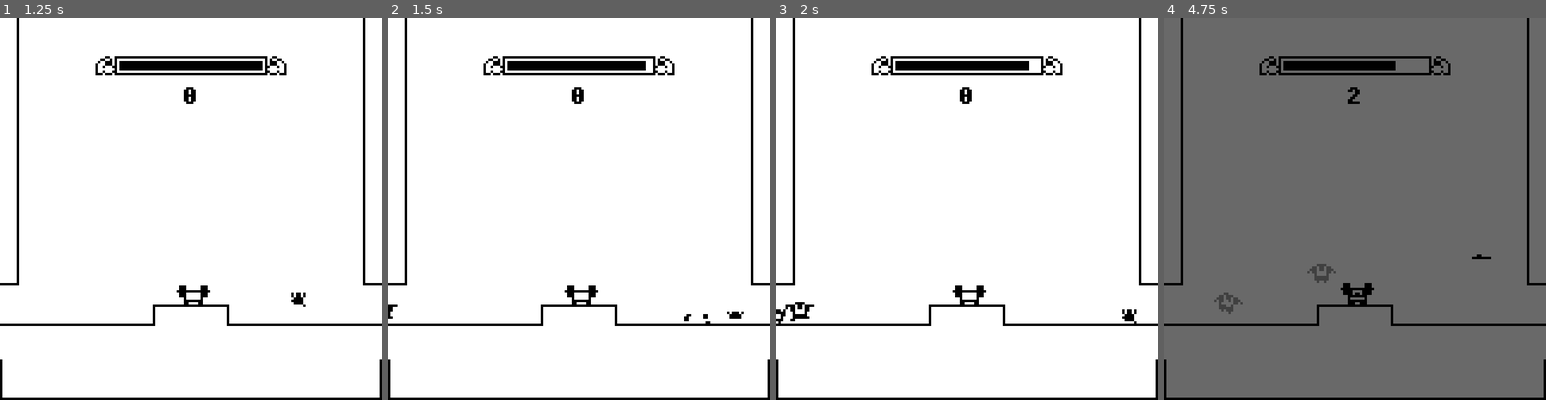
Above: before the commit, frames 1-4 (left to right).
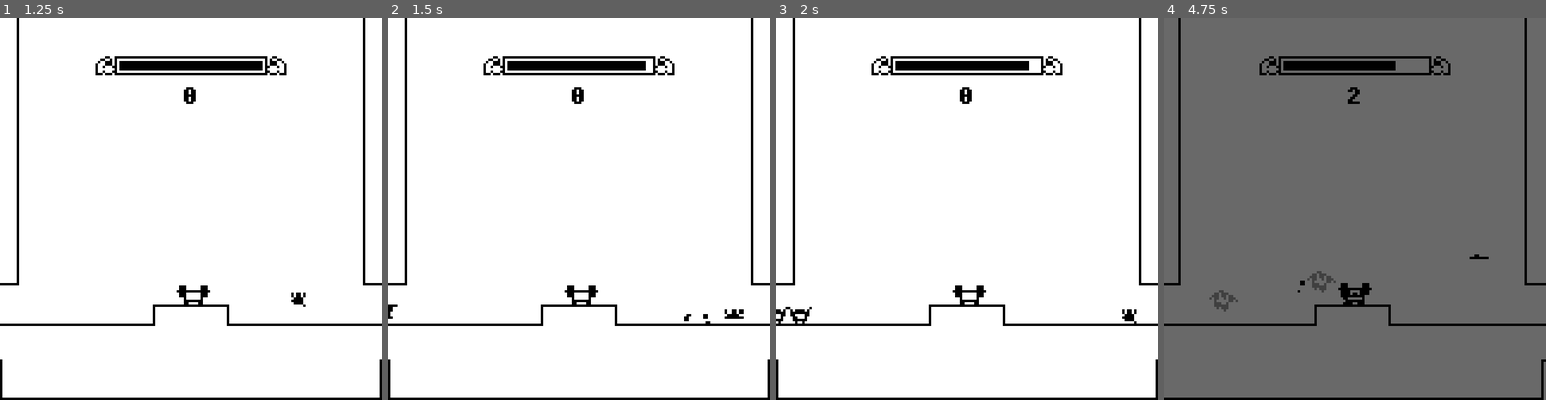
Above: after the commit, the same moments.

Repository: cauehenrique/lifter-game
Game: Godot game, scene res://game.tscn
Same seed, same stepped clock (60 frames per second), same inputs: the game is played once before the commit and once after it.
Inputs:
- Up to frame 1 (1.25 s): hold Right (player_right) from 0.53 s (still down); hold Down (player_lift) from 0.53 s (still down); tap Up (player_jump) at 0.77 s
- Up to frame 2 (1.5 s): keep holding Right (player_right); release Down (player_lift) at 1.28 s; tap Down (player_lift) at 1.35 s
- Up to frame 3 (2 s): keep holding Right (player_right); tap Up (player_jump) at 1.52 s
- Up to frame 4 (4.75 s): release Right (player_right) at 2.03 s; hold Left (player_left) 2.03-2.78 s; hold Down (player_lift) 2.03-2.78 s; hold Right (player_right) 2.78-4.28 s; tap Down (player_lift) at 2.85, 4.35 s; tap Up (player_jump) at 3.02, 3.77, 4.52 s; hold Down (player_lift) 3.53-4.28 s; hold Left (player_left) from 4.28 s (still down)

Frame 1 is identical in both runs. In frame 2, less than 0.1% of the frame differs, in the area x 88-94%, y 76-79%; in frame 3, 0.2%; in frame 4, 2.7%, in the area x 0-100%, y 0-100%.

Commit message:
🏋 Bug fixes, and todo list progress.

Diff:
--- /dev/null
+++ b/default_bus_layout.tres
@@ -0,0 +1,15 @@
+[gd_resource type="AudioBusLayout" format=2]
+
+[resource]
+bus/1/name = "Music"
+bus/1/solo = false
+bus/1/mute = false
+bus/1/bypass_fx = false
+bus/1/volume_db = -11.952
+bus/1/send = "Master"
+bus/2/name = "Sound"
+bus/2/solo = false
+bus/2/mute = false
+bus/2/bypass_fx = false
+bus/2/volume_db = 0.0
+bus/2/send = "Master"
--- a/scenes/gordo.tscn
+++ b/scenes/gordo.tscn
@@ -1,41 +1,42 @@
-[gd_scene load_steps=12 format=2]
+[gd_scene load_steps=13 format=2]
 
 [ext_resource path="res://sprites/gordo_walk.png" type="Texture" id=1]
 [ext_resource path="res://scripts/gordo.gd" type="Script" id=2]
 [ext_resource path="res://scenes/hurtbox.tscn" type="PackedScene" id=3]
+[ext_resource path="res://sounds/enemy_step_on_ground.wav" type="AudioStream" id=4]
+
+[sub_resource type="AtlasTexture" id=1]
+atlas = ExtResource( 1 )
+region = Rect2( 0, 0, 12, 12 )
+
+[sub_resource type="AtlasTexture" id=2]
+atlas = ExtResource( 1 )
+region = Rect2( 12, 0, 12, 12 )
 
 [sub_resource type="AtlasTexture" id=3]
 atlas = ExtResource( 1 )
-region = Rect2( 0, 0, 12, 12 )
+region = Rect2( 24, 0, 12, 12 )
 
 [sub_resource type="AtlasTexture" id=4]
 atlas = ExtResource( 1 )
-region = Rect2( 12, 0, 12, 12 )
+region = Rect2( 36, 0, 12, 12 )
 
 [sub_resource type="AtlasTexture" id=5]
 atlas = ExtResource( 1 )
-region = Rect2( 24, 0, 12, 12 )
-
-[sub_resource type="AtlasTexture" id=6]
-atlas = ExtResource( 1 )
-region = Rect2( 36, 0, 12, 12 )
-
-[sub_resource type="AtlasTexture" id=7]
-atlas = ExtResource( 1 )
 region = Rect2( 48, 0, 12, 12 )
 
-[sub_resource type="SpriteFrames" id=8]
+[sub_resource type="SpriteFrames" id=6]
 animations = [ {
-"frames": [ SubResource( 3 ), SubResource( 4 ), SubResource( 5 ), SubResource( 6 ), SubResource( 7 ) ],
+"frames": [ SubResource( 1 ), SubResource( 2 ), SubResource( 3 ), SubResource( 4 ), SubResource( 5 ) ],
 "loop": true,
 "name": "walk",
-"speed": 10.0
+"speed": 12.0
 } ]
 
-[sub_resource type="RectangleShape2D" id=1]
+[sub_resource type="RectangleShape2D" id=7]
 extents = Vector2( 4, 4 )
 
-[sub_resource type="RectangleShape2D" id=2]
+[sub_resource type="RectangleShape2D" id=8]
 extents = Vector2( 4, 2 )
 
 [node name="gordo" type="KinematicBody2D"]
@@ -43,19 +44,29 @@
 script = ExtResource( 2 )
 
 [node name="sprite" type="AnimatedSprite" parent="."]
-frames = SubResource( 8 )
+frames = SubResource( 6 )
 animation = "walk"
-frame = 3
+frame = 2
 playing = true
-offset = Vector2( 0, -2 )
+offset = Vector2( 0, -6 )
 
 [node name="collision" type="CollisionShape2D" parent="."]
-shape = SubResource( 1 )
+position = Vector2( 0, -4 )
+shape = SubResource( 7 )
 
 [node name="hurtbox" parent="." instance=ExtResource( 3 )]
-position = Vector2( 0, 2 )
+position = Vector2( 0, -2 )
 
 [node name="collision" parent="hurtbox" index="0"]
-shape = SubResource( 2 )
+shape = SubResource( 8 )
+
+[node name="step_timer" type="Timer" parent="."]
+wait_time = 0.4
+autostart = true
+
+[node name="step_sound" type="AudioStreamPlayer" parent="."]
+stream = ExtResource( 4 )
+volume_db = -20.0
+bus = "Sound"
 
 [editable path="hurtbox"]
--- a/scenes/gordo_corpse.tscn
+++ b/scenes/gordo_corpse.tscn
@@ -22,6 +22,7 @@
 
 [node name="death_sound" type="AudioStreamPlayer" parent="."]
 stream = ExtResource( 3 )
+bus = "Sound"
 
 [node name="free_timer" type="Timer" parent="."]
 wait_time = 10.0
--- a/scenes/lifting_machine.tscn
+++ b/scenes/lifting_machine.tscn
@@ -117,3 +117,4 @@
 [node name="lift_sound" type="AudioStreamPlayer" parent="."]
 stream = ExtResource( 5 )
 volume_db = -5.0
+bus = "Sound"
--- a/scenes/music_player.tscn
+++ b/scenes/music_player.tscn
@@ -6,5 +6,5 @@
 
 [node name="loop" type="AudioStreamPlayer" parent="."]
 stream = ExtResource( 1 )
-volume_db = -12.0
 autoplay = true
+bus = "Music"
--- a/scenes/player.tscn
+++ b/scenes/player.tscn
@@ -86,8 +86,10 @@
 
 [node name="grounded_sound" type="AudioStreamPlayer" parent="."]
 stream = ExtResource( 4 )
+bus = "Sound"
 
 [node name="jump_sound" type="AudioStreamPlayer" parent="."]
 stream = ExtResource( 5 )
+bus = "Sound"
 
 [editable path="hitbox"]
--- a/scenes/player_corpse.tscn
+++ b/scenes/player_corpse.tscn
@@ -22,3 +22,4 @@
 
 [node name="death_sound" type="AudioStreamPlayer" parent="."]
 stream = ExtResource( 3 )
+bus = "Sound"
--- a/scripts/global.gd
+++ b/scripts/global.gd
@@ -13,6 +13,9 @@
 
 var game_start : bool = false
 var game_over : bool = false
+
+var best_score : int = 0
+var last_score : int = 0
 
 var dark_mode : bool = false setget set_dark_mode
 
--- a/scripts/gordo.gd
+++ b/scripts/gordo.gd
@@ -8,15 +8,19 @@
 var velocity : Vector2 = Vector2()
 
 var gordo_corpse : PackedScene = preload("res://scenes/gordo_corpse.tscn")
+var smoke_particle : PackedScene = preload("res://scenes/smoke_particle.tscn")
 
 onready var hurtbox : Area2D = $hurtbox
 onready var sprite : AnimatedSprite = $sprite
+onready var step_timer : Timer = $step_timer
+onready var step_sound : AudioStreamPlayer = $step_sound
 
 func _ready() -> void:
 	add_to_group("enemies")
 
 	Global.connect("game_over", self, "death")
 	hurtbox.connect("area_entered", self, "hurtbox_area_entered")
+	step_timer.connect("timeout", self, "step_timer_timeout")
 
 	var lifting_machine : Area2D = get_parent().get_node("lifting_machine")
 	move_dir = sign(int(lifting_machine.global_position.x - global_position.x))
@@ -38,6 +42,21 @@
 func hurtbox_area_entered(_area : Area2D) -> void:
 	death()
 
+func step_timer_timeout() -> void:
+	Utils.get_main_camera().shake(0.5, 0.3)
+	smoke_particles()
+
+	step_sound.pitch_scale = rand_range(0.6, 1.2)
+	step_sound.play()
+
+func smoke_particles() -> void:
+	var smoke_instance : CPUParticles2D = smoke_particle.instance()
+
+	smoke_instance.global_position = global_position
+	smoke_instance.restart()
+
+	Utils.get_main_node().add_child(smoke_instance)
+
 func death() -> void:
 	var corpse_instance : KinematicBody2D = gordo_corpse.instance()
 
--- a/scripts/gordo_corpse.gd
+++ b/scripts/gordo_corpse.gd
@@ -10,6 +10,7 @@
 onready var free_timer : Timer = $free_timer
 
 func _ready() -> void:
+	Utils.get_main_camera().shake(2, 0.3)
 	Global.player_score += 1
 
 	death_sound.pitch_scale = rand_range(0.8, 1)
Not shown, added: sounds/enemy_step_on_ground.wav.import
Not shown, changed: TODO.md
Not shown, added: sounds/enemy_step_on_ground.wav
